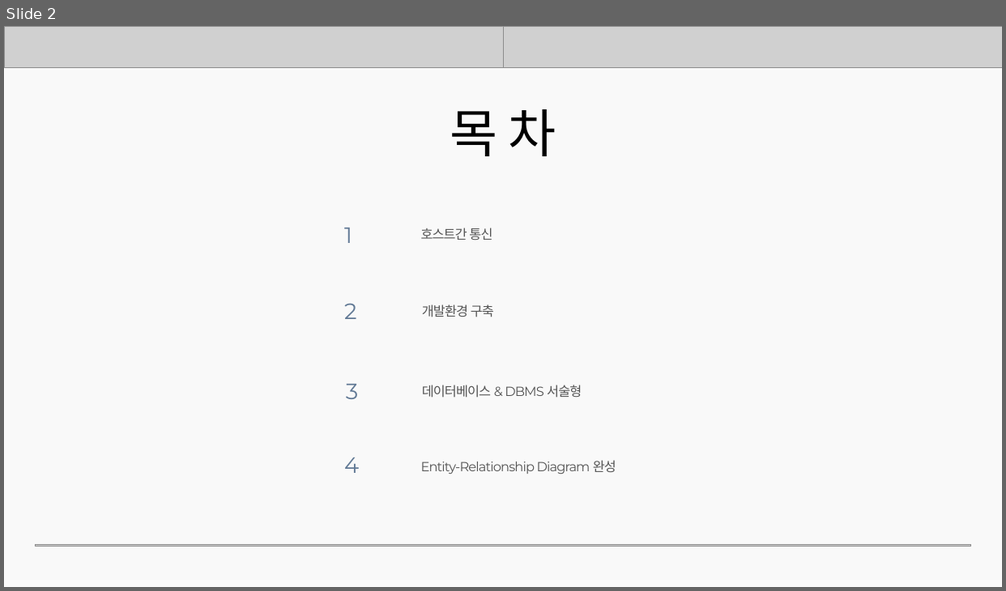
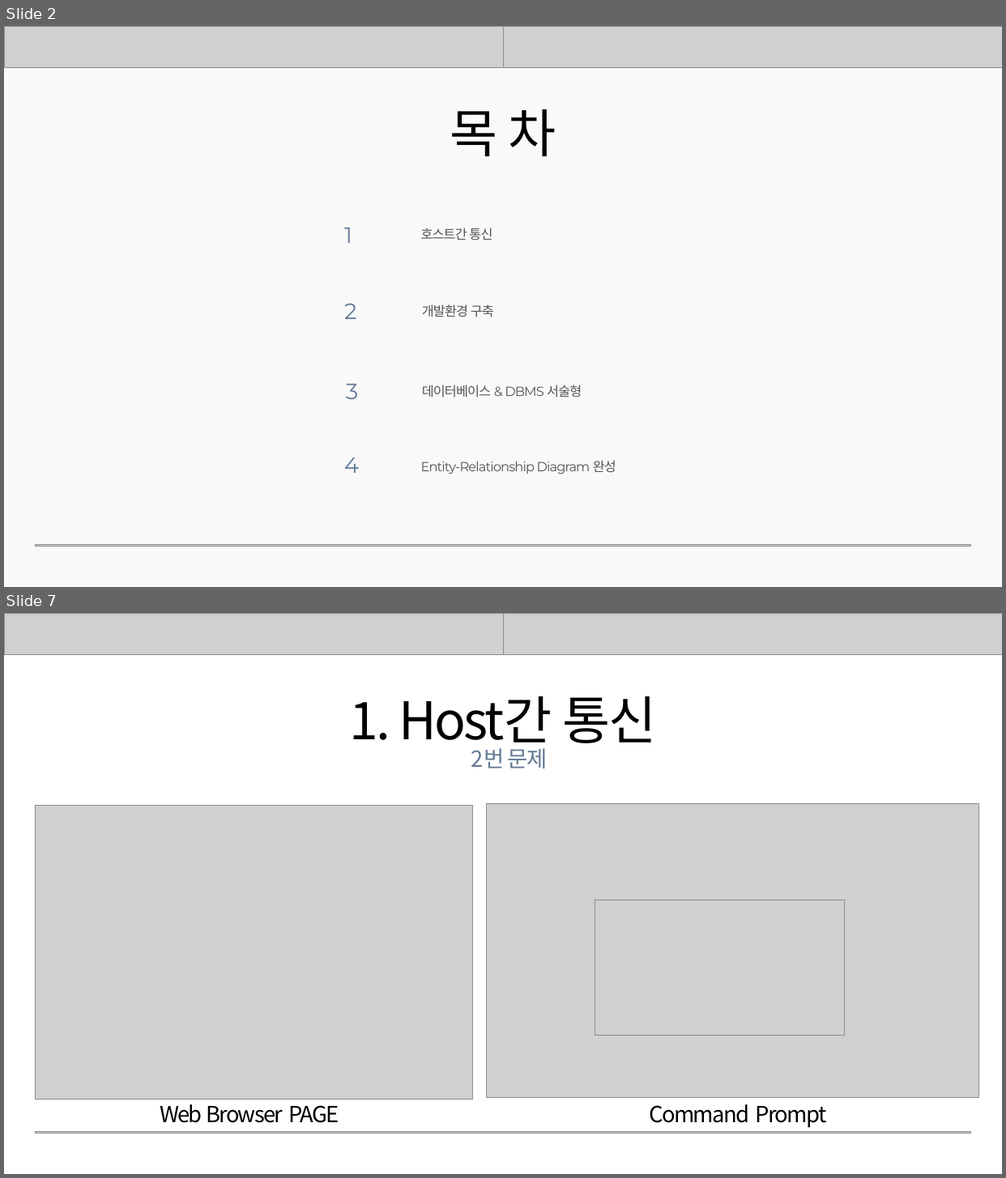
Before and after one commit to rombird/LEELEELIM, a slide deck: 응용SW기초기술활용.pptx. Shown one above the other, each under a label of ours: slide 2 before the commit, slides 2 and 7 after it; the slides between them are not shown. The pictures are 1006x591 and 1006x1178 pixels, drawn with LibreOffice and Linux fonts; fonts in the diff are those of the drawing; grey boxes stand for pictures; background and template pictures are left out. Boxes give left, top, right and bottom in pixels: in the first picture for what was removed or moved away, otherwise in the second. Text is boxed around its words. In the diff, an @@ line names an element or a change of style, - is before the commit and + after.

```diff
--- a/응용SW기초기술활용.pptx
+++ b/응용SW기초기술활용.pptx
@@ slide 7 added at [4, 613, 1002, 1174], background #FFFFFF @@
@@ picture added at [4, 613, 1002, 654] @@
@@ picture added at [503, 613, 1002, 654] @@
@@ text added at [350, 696, 657, 752], 75 pt, text #000000 @@
+1. Host간 통신
@@ text added at [471, 748, 548, 769], 32 pt, text #617995 @@
+2번 문제
@@ picture added at [35, 806, 472, 1100] @@
@@ picture added at [487, 803, 979, 1097] @@
@@ picture added at [594, 901, 844, 1036] @@
@@ text added at [160, 1105, 339, 1123], 32 pt, text #000000 @@
+Web Browser PAGE
@@ text added at [650, 1105, 826, 1128], 32 pt, text #000000 @@
+Command Prompt
@@ picture added at [35, 1132, 970, 1133] @@
```
Also in this commit, not shown: 14 slides changed, 8 other slides added.
